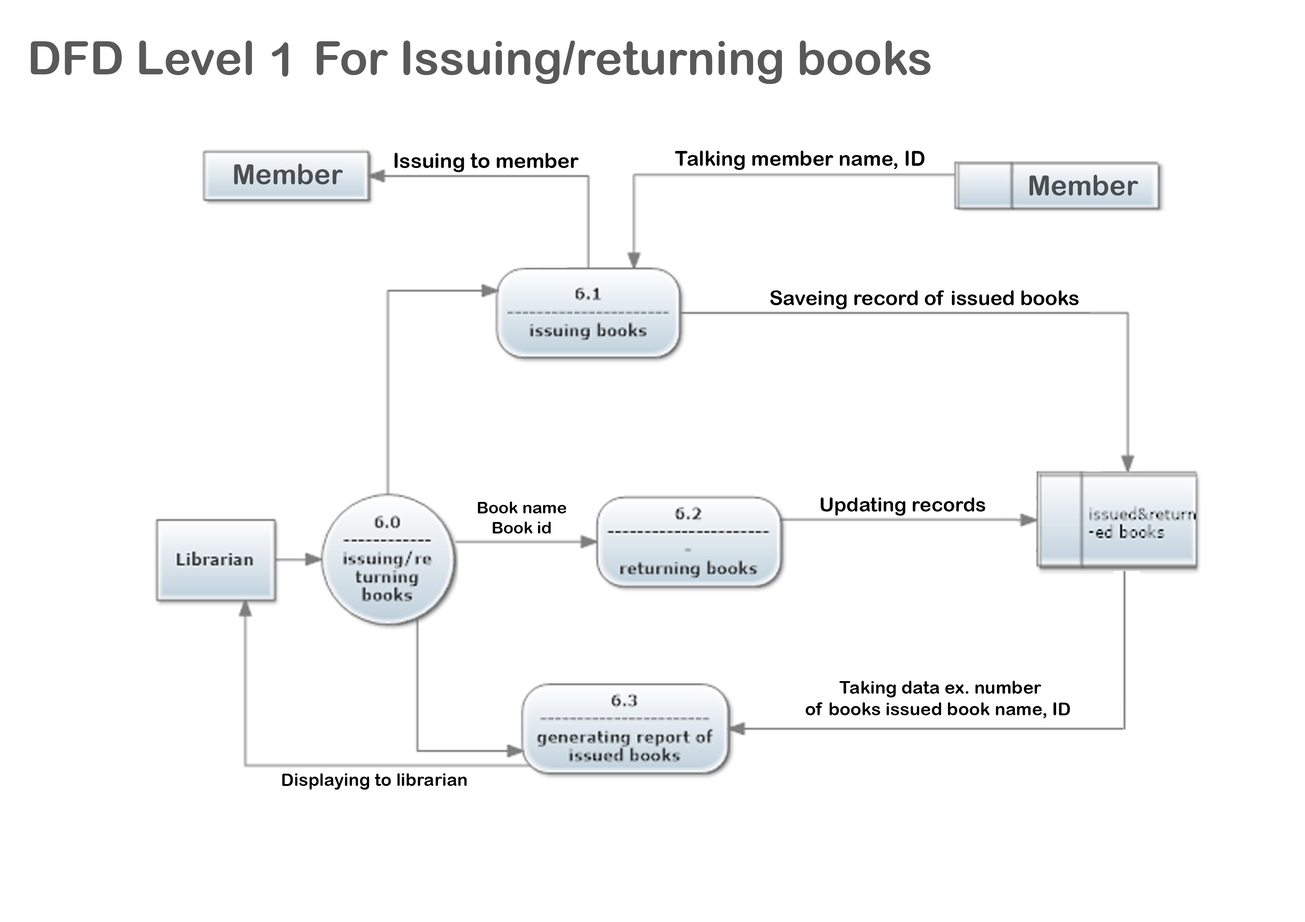
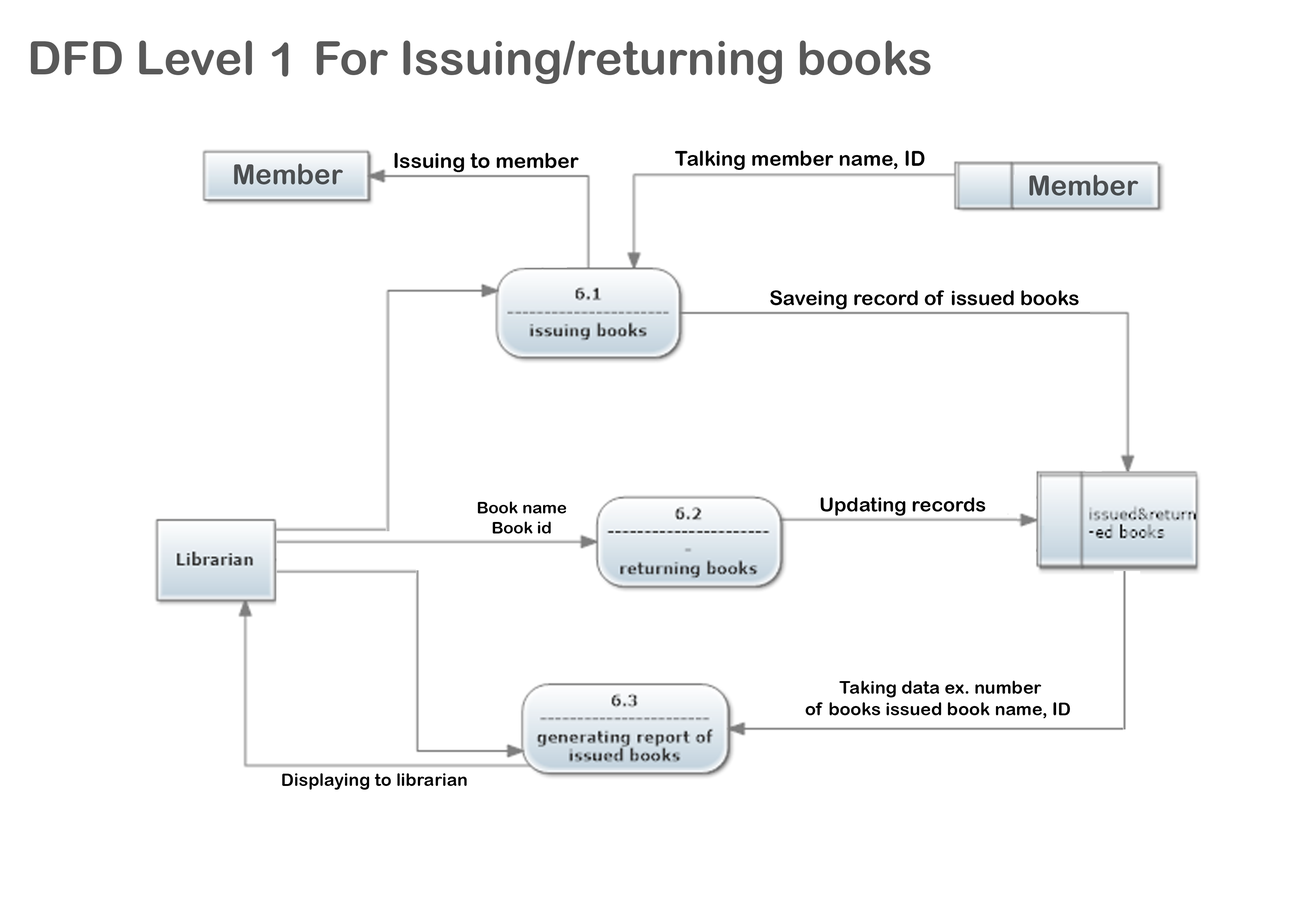
The second 1305x922 image is a revision of the first. Changes to its layers:
added layer "Layer 4" above "Layer 5" over (276, 566, 416, 579)
added layer "Layer 5" above "Layer 1" over (276, 525, 386, 538)
painted on "Layer 1" over (276, 491, 459, 631)
